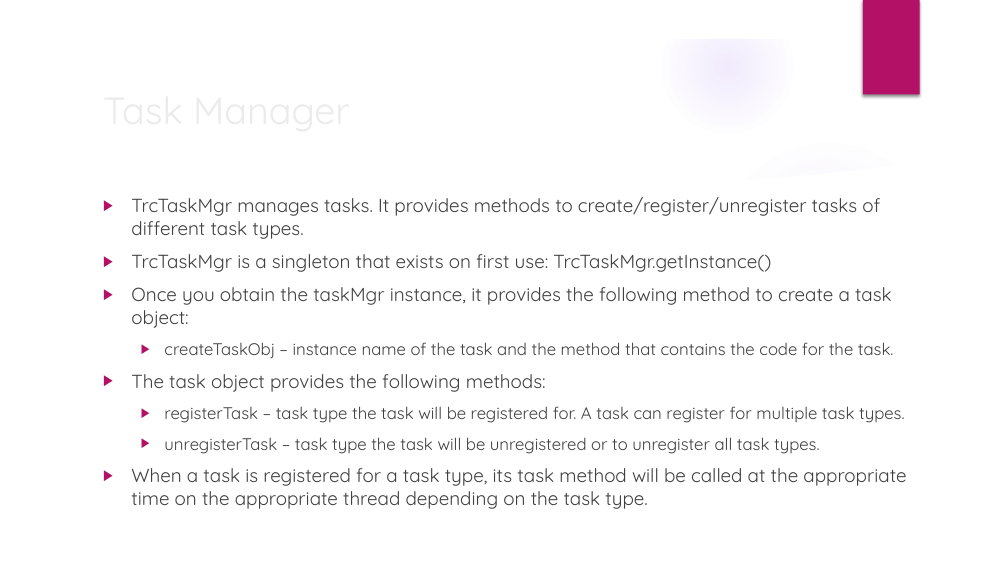
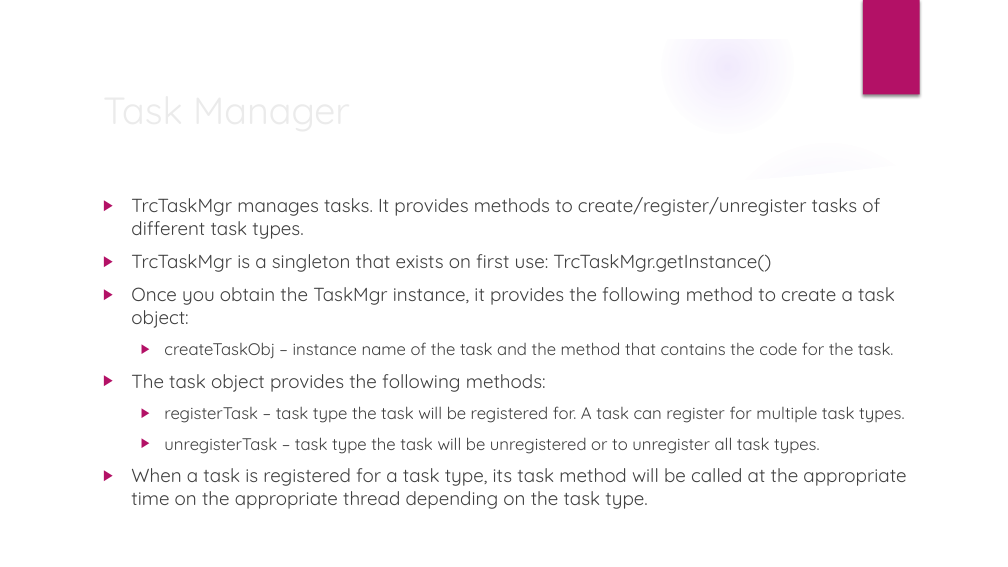
Before and after one commit to trc492/FrcProgrammingClass, a slide deck: slide 18 of Lesson7/AdvancedRoboticsLesson7.pptx (slide 16 before the commit). Drawn at 1008x567 pixels with LibreOffice and Linux fonts; fonts in the diff are those of the drawing; background and template pictures are left out. Boxes give left, top, right and bottom in pixels: in the first picture for what was removed or moved away, otherwise in the second. Text is boxed around its words. In the diff, an @@ line names an element or a change of style, - is before the commit and + after.

```diff
--- a/Lesson7/AdvancedRoboticsLesson7.pptx
+++ b/Lesson7/AdvancedRoboticsLesson7.pptx
@@ text at box(131, 287, 895, 328): text changed @@
-▶ Once you obtain the taskMgr instance, it provides the following method to create a task object:
+▶ Once you obtain the TaskMgr instance, it provides the following method to create a task object:
```
Also in this commit, not shown: 1 other slide changed, 2 slides added, 1 other file.
